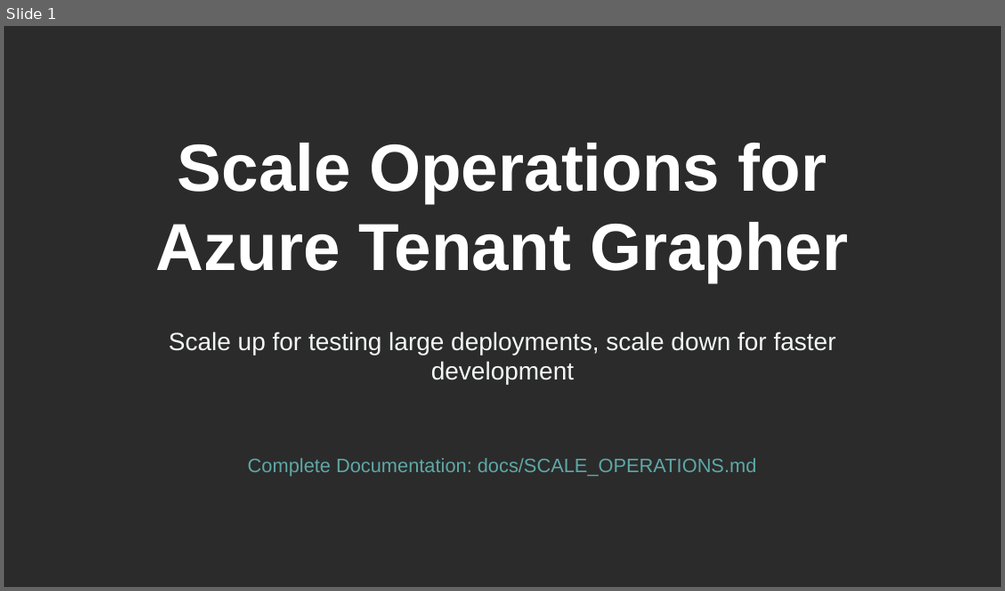
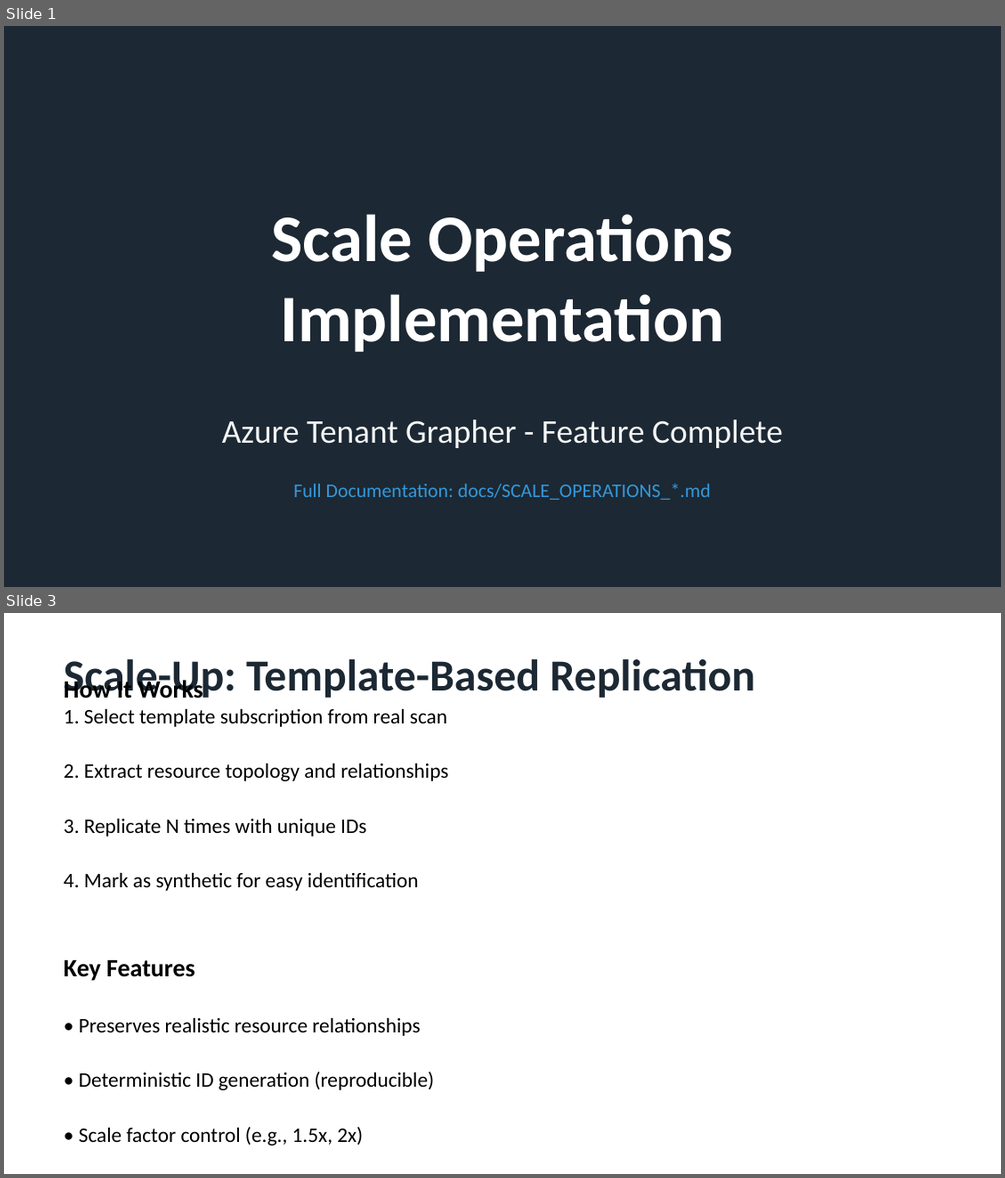
Before and after one commit to rysweet/azure-tenant-grapher, a slide deck: Scale_Operations_Implementation.pptx. Shown one above the other, each under a label of ours: slide 1 before the commit, slides 1 and 3 after it; the slides between them are not shown. The pictures are 1005x591 and 1005x1178 pixels, drawn with LibreOffice and Linux fonts; fonts in the diff are those of the drawing; background and template pictures are left out; a plain dark background stands for a picture behind light text. Boxes give left, top, right and bottom in pixels: in the first picture for what was removed or moved away, otherwise in the second. Text is boxed around its words. In the diff, an @@ line names an element or a change of style, - is before the commit and + after.

```diff
--- a/Scale_Operations_Implementation.pptx
+++ b/Scale_Operations_Implementation.pptx
@@ slide 3 added at bbox=[4, 613, 1001, 1174], background #FFFFFF @@
@@ text added at bbox=[64, 659, 755, 698], 32 pt, text #1C2833, bold @@
+Scale-Up: Template-Based Replication
@@ text added at bbox=[64, 676, 448, 1145], 15 pt, text #000000 @@
+How It Works
+1. Select template subscription from real scan
+2. Extract resource topology and relationships
+3. Replicate N times with unique IDs
+4. Mark as synthetic for easy identification
+Key Features
+• Preserves realistic resource relationships
+• Deterministic ID generation (reproducible)
+• Scale factor control (e.g., 1.5x, 2x)
+• Dashboard tracking with live progress
@@ slide 1 changed as well @@
@@ background picture (left out) to #1C2833 @@
@@ text at bbox=[272, 214, 733, 352]: text changed; font Arial to Calibri @@
-Scale Operations for Azure Tenant Grapher
+Scale Operations
+Implementation
@@ vertical alignment top to middle in 3 elements at bbox=[293, 483, 711, 499], bbox=[272, 214, 733, 352], bbox=[222, 419, 783, 448] @@
@@ text at bbox=[222, 419, 783, 448]: text changed; size 18 to 24 pt; font Arial to Calibri @@
-Scale up for testing large deployments, scale down for faster development
+Azure Tenant Grapher - Feature Complete
@@ text at bbox=[293, 483, 711, 499]: text changed; font Arial to Calibri; text colour #5EA8A7 to #3498DB @@
-Complete Documentation: docs/SCALE_OPERATIONS.md
+Full Documentation: docs/SCALE_OPERATIONS_*.md
```
Also in this commit, not shown: 9 other slides added, 10 slides removed.
